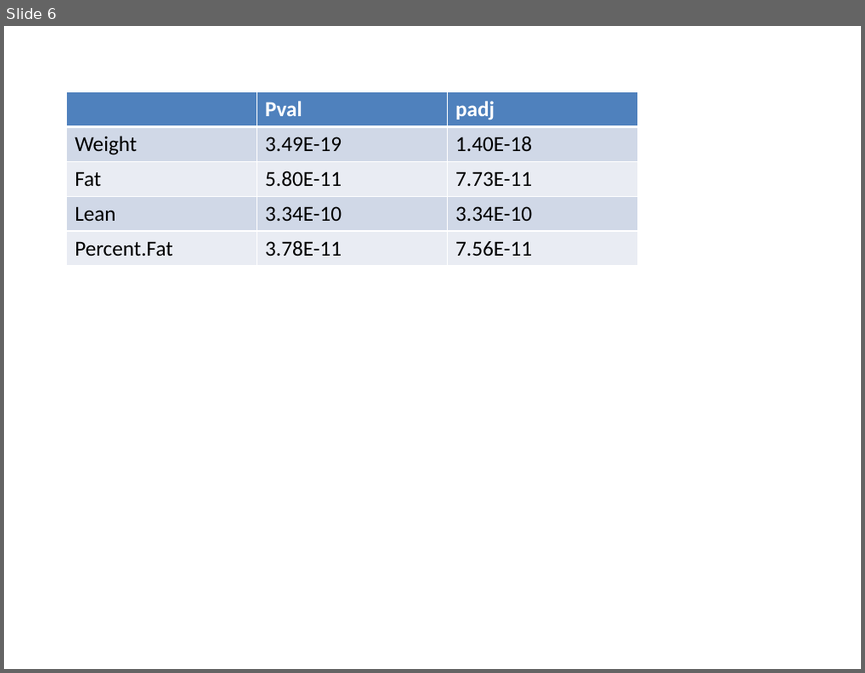
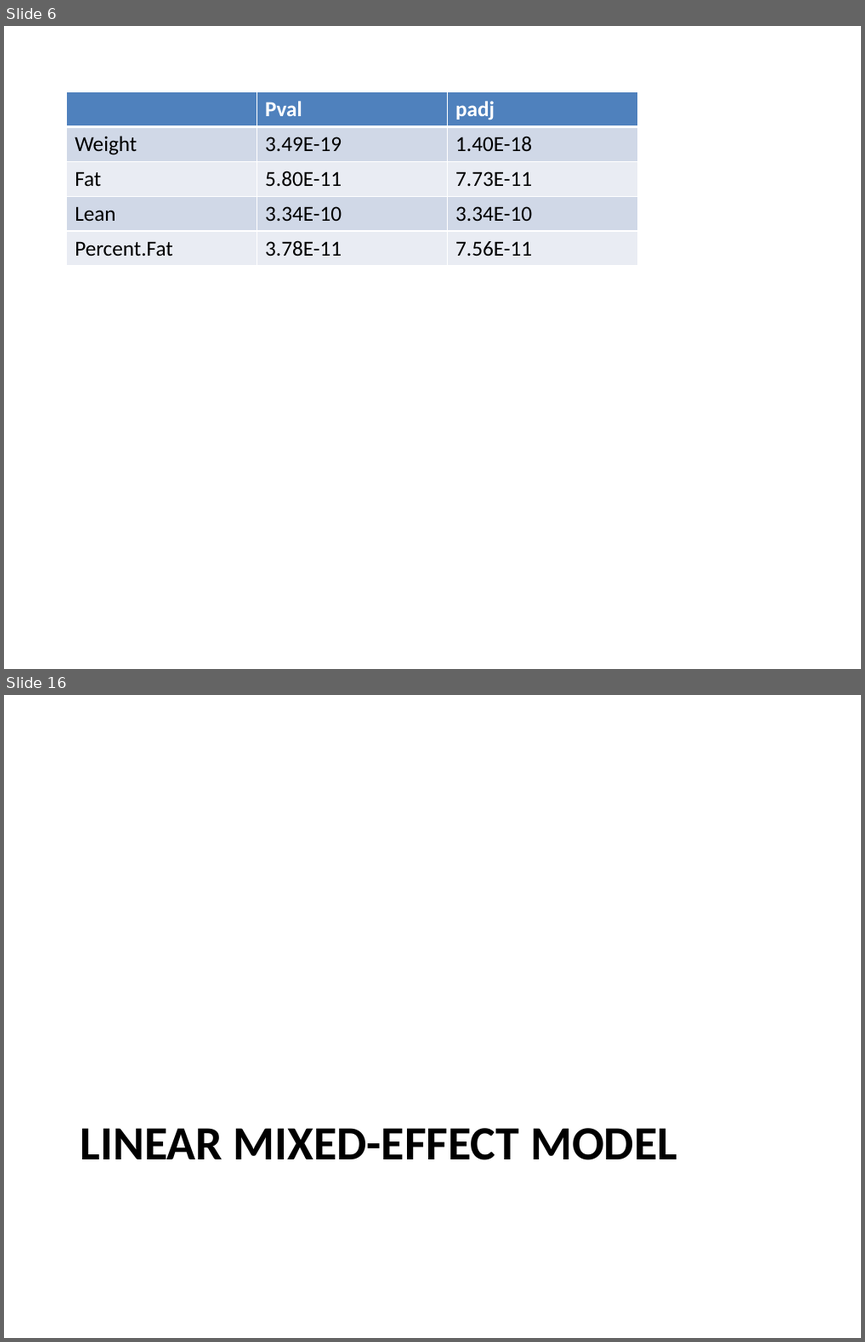
Before and after one commit to BridgesLab/PredictorsDietInducedObesity, a slide deck: ResultsSlides.pptx. Shown one above the other, each under a label of ours: slide 6 before the commit, slides 6 and 16 after it; the slides between them are not shown. The pictures are 865x673 and 865x1342 pixels, drawn with LibreOffice and Linux fonts; fonts in the diff are those of the drawing. Boxes give left, top, right and bottom in pixels: in the first picture for what was removed or moved away, otherwise in the second. Text is boxed around its words. In the diff, an @@ line names an element or a change of style, - is before the commit and + after.

```diff
--- a/ResultsSlides.pptx
+++ b/ResultsSlides.pptx
@@ slide 16 added at (4, 695, 861, 1338), background #FFFFFF @@
@@ title added at (80, 1128, 677, 1160), 40 pt, text #000000, bold @@
+LINEAR MIXED-EFFECT MODEL
```
Also in this commit, not shown: 2 slides changed, 12 other slides added, 6 slides removed.
